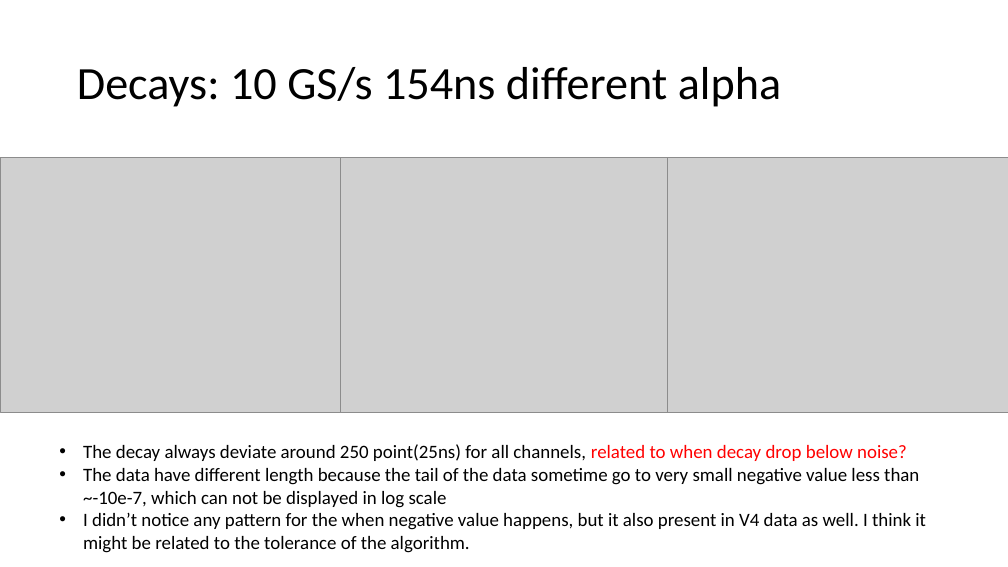
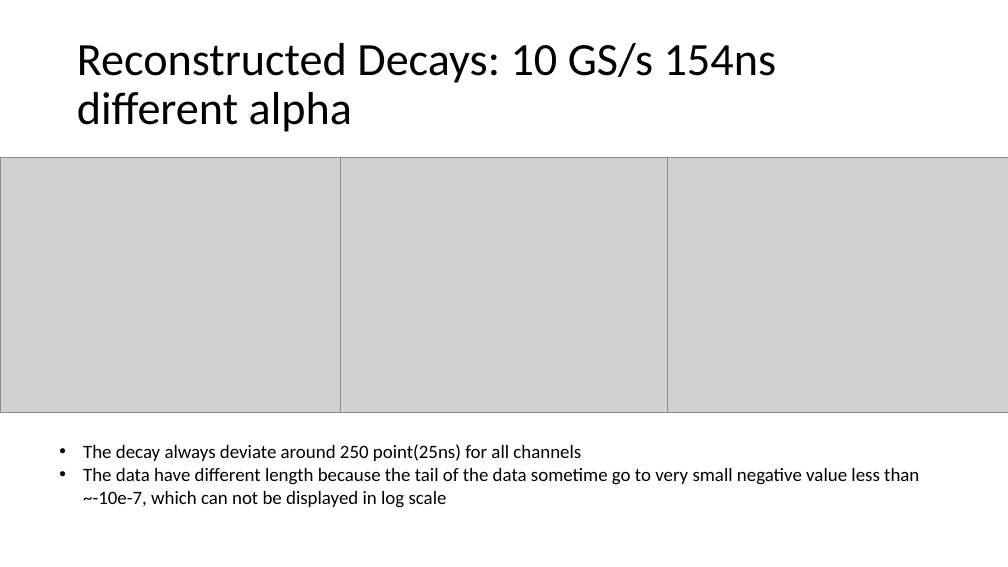
Before and after one commit to marculab/FLImBrushDataProcessingTool, a slide deck: slide 29 of AlphaDeterminatin/FLImBRUSH data processing.pptx (slide 25 before the commit). Drawn at 1008x567 pixels with LibreOffice and Linux fonts; fonts in the diff are those of the drawing; grey boxes stand for pictures. Boxes give left, top, right and bottom in pixels: in the first picture for what was removed or moved away, otherwise in the second. Text is boxed around its words. In the diff, an @@ line names an element or a change of style, - is before the commit and + after.

```diff
--- a/AlphaDeterminatin/FLImBRUSH data processing.pptx
+++ b/AlphaDeterminatin/FLImBRUSH data processing.pptx
@@ title at box(77, 43, 777, 132): text changed @@
-Decays: 10 GS/s 154ns different alpha
+Reconstructed Decays: 10 GS/s 154ns different alpha
@@ text at box(83, 444, 581, 461): text changed @@
-• The decay always deviate around 250 point(25ns) for all channels, related to when decay drop below noise?
+• The decay always deviate around 250 point(25ns) for all channels
@@ text at box(83, 513, 926, 553): paragraph removed @@
-• I didn’t notice any pattern for the when negative value happens, but it also present in V4 data as well. I think it might be related to the tolerance of the algorithm.
```
Also in this commit, not shown: 8 other slides changed, 36 slides added, 4 slides removed.
